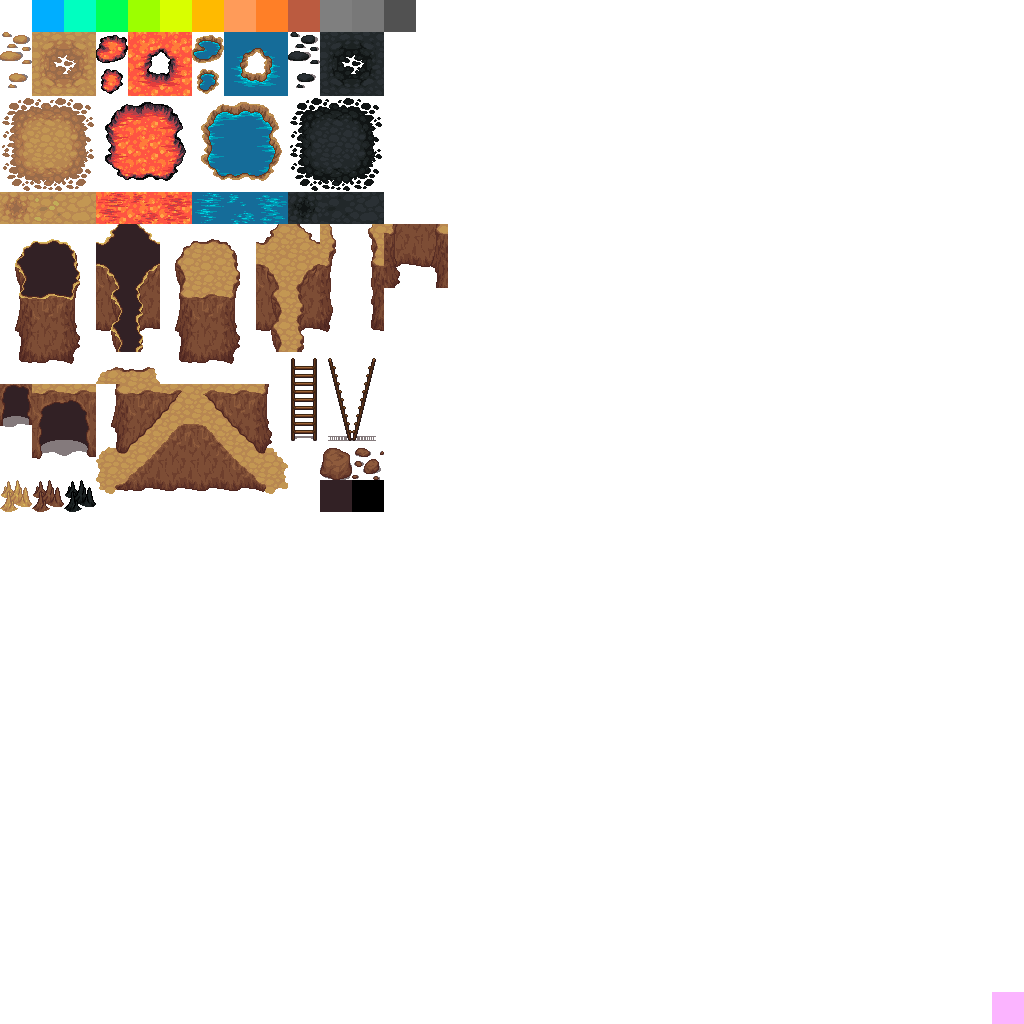
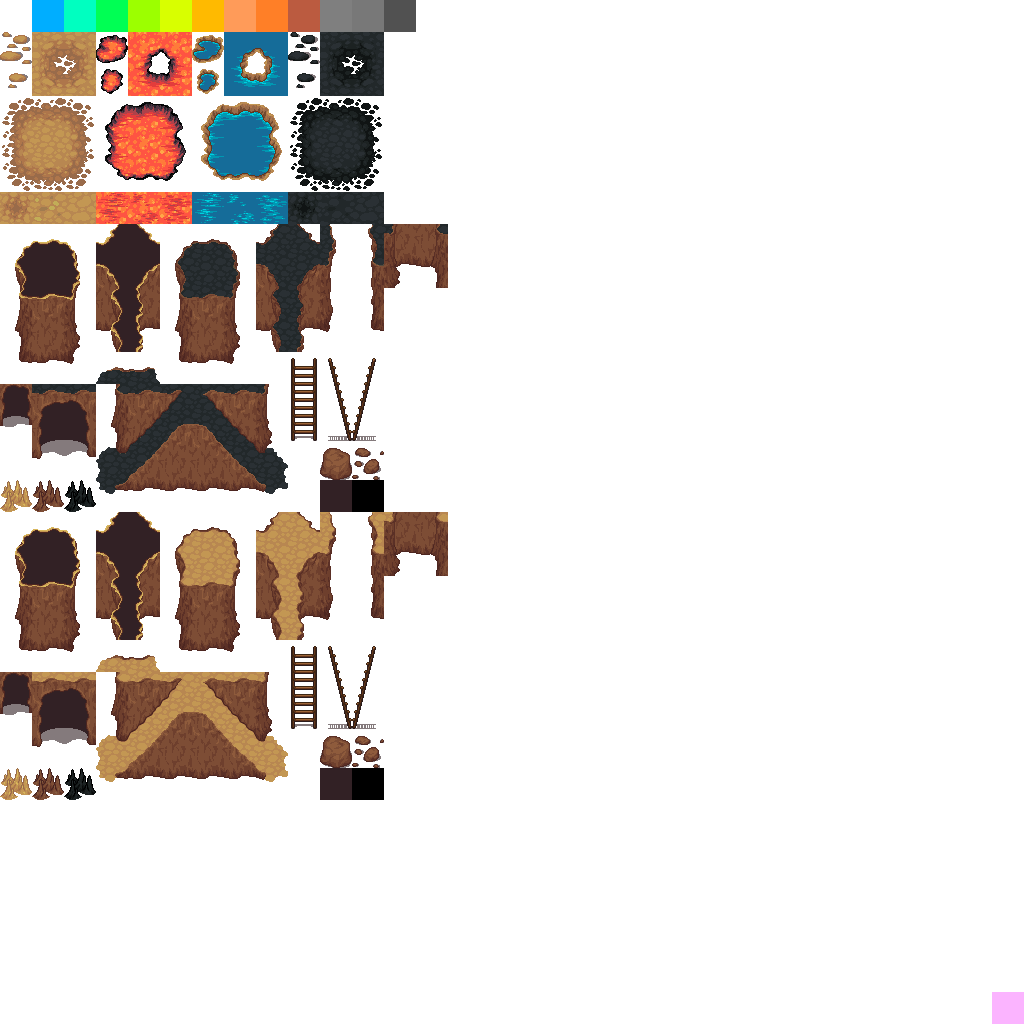
Before/after of a (1024, 1024) layered artwork. What changed in the layer stack:
painted on "Mountains4" over [left=0, top=224, right=448, bottom=800]
painted on "Mountains3" over [left=0, top=224, right=448, bottom=800]
renamed "Layer 4(pasted)" to "Debug", painted on it over [left=0, top=224, right=448, bottom=800]
painted on "mountains.png" (1st of 2) over [left=0, top=224, right=448, bottom=800]
added layer "Layer 22(pasted)" above "Layer 23(pasted)" over [left=224, top=512, right=416, bottom=704]
added layer "Layer 23(pasted)" above "Layer 25(pasted)" over [left=160, top=512, right=448, bottom=704]
added layer "Layer 25(pasted)" above "Layer 24(pasted)" over [left=384, top=512, right=448, bottom=576]
added layer "Layer 24(pasted)" above "mountains.png" over [left=192, top=480, right=448, bottom=736]
added layer "mountains.png" (2nd of 2) above "Layer 1" over [left=0, top=512, right=384, bottom=800]
painted on "Layer 1" over [left=0, top=224, right=448, bottom=800]
